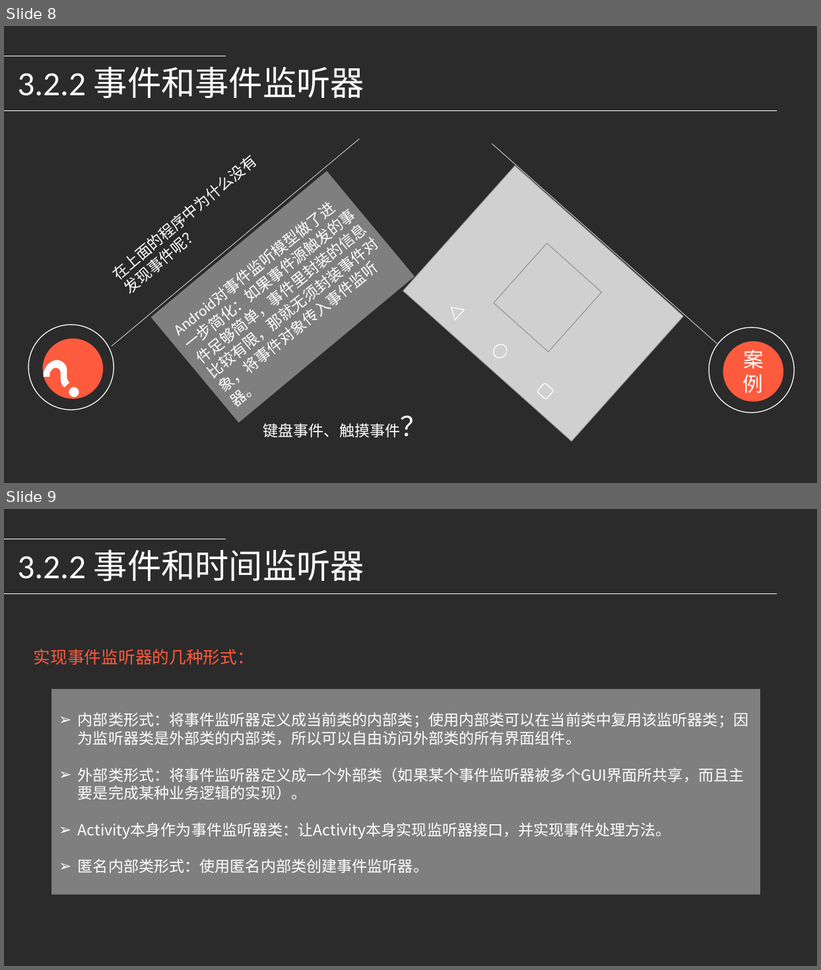
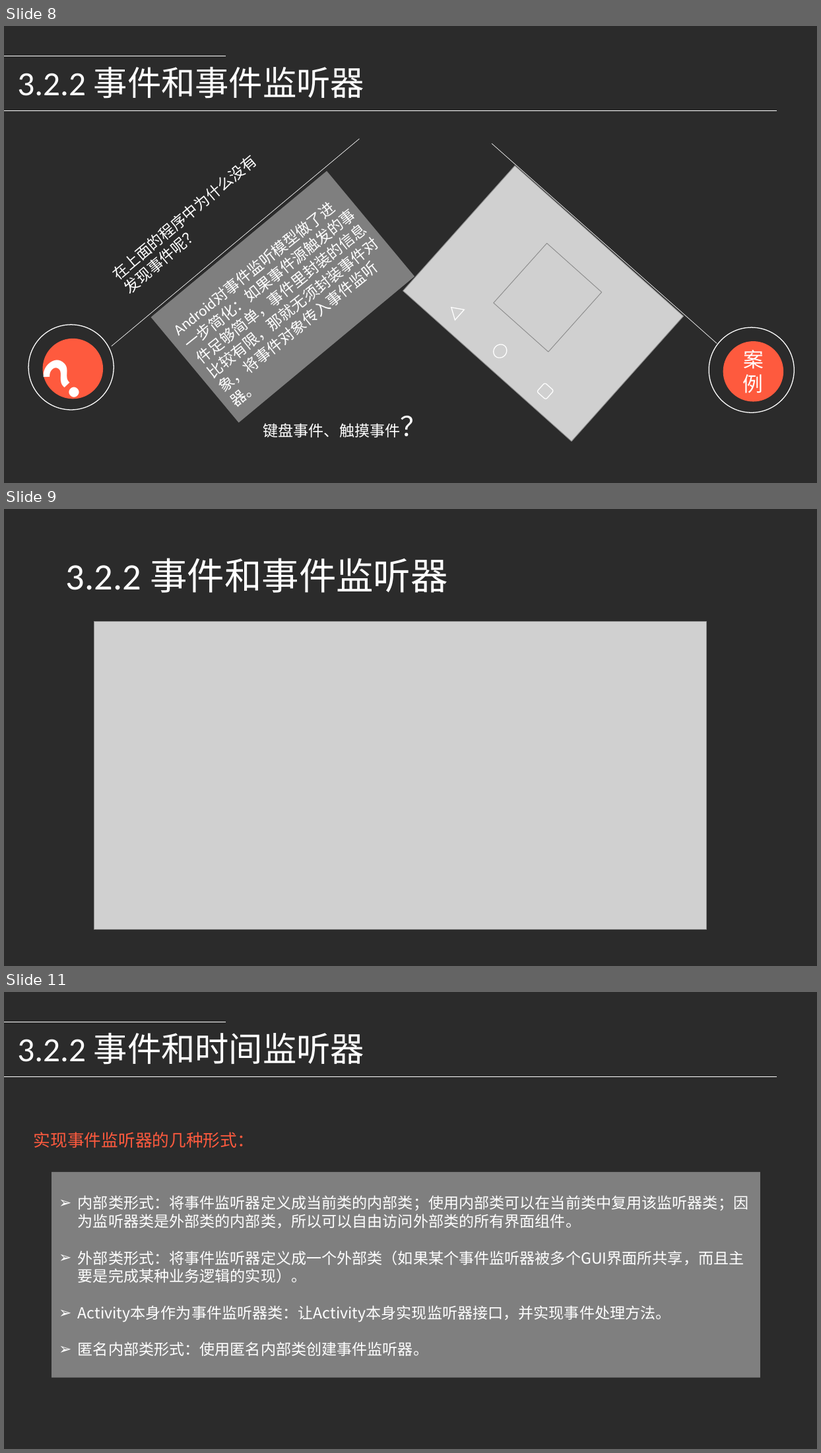
Before and after one commit to djuanbei/18Android1, a slide deck: ppt/ch3.pptx. Shown one above the other, each under a label of ours: slides 8 and 9 before the commit, slides 8, 9 and 11 after it; the slides between them are not shown. The pictures are 821x970 and 821x1453 pixels, drawn with LibreOffice and Linux fonts; fonts in the diff are those of the drawing; grey boxes stand for pictures; background and template pictures are left out; a plain dark background stands for a picture behind light text. Boxes give left, top, right and bottom in pixels: in the first picture for what was removed or moved away, otherwise in the second. Text is boxed around its words. In the diff, an @@ line names an element or a change of style, - is before the commit and + after.

```diff
--- a/ppt/ch3.pptx
+++ b/ppt/ch3.pptx
@@ slide 9 added at <box>4,509,817,966</box>, background picture (left out) @@
@@ title added at <box>66,558,448,593</box>, 44 pt, text #FFFFFF @@
+3.2.2 事件和事件监听器
@@ picture added at <box>94,622,708,930</box> @@
@@ what was slide 9 is now slide 11 @@
```
Also in this commit, not shown: 1 slide changed, 3 other slides added.
